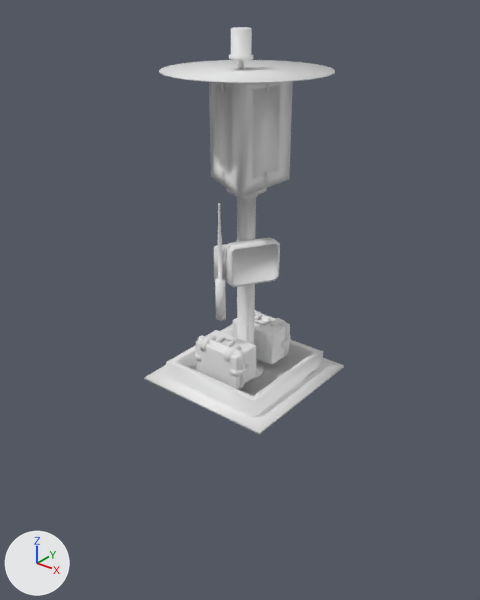
The COLLADA model robotx_gazebo/models/robotx_light_buoy/mesh/robotx_light_buoy.dae, before and after one commit.
Both versions are drawn from a camera (50 mm lens) standing at (1.88, -2.4, 1.92) and looking at (0.03, -0.09, 0.48). The axes (+X, +Y, +Z) are drawn at lower left. The lights are the same throughout.

The first picture shows 'LightTowerLowPoly'.
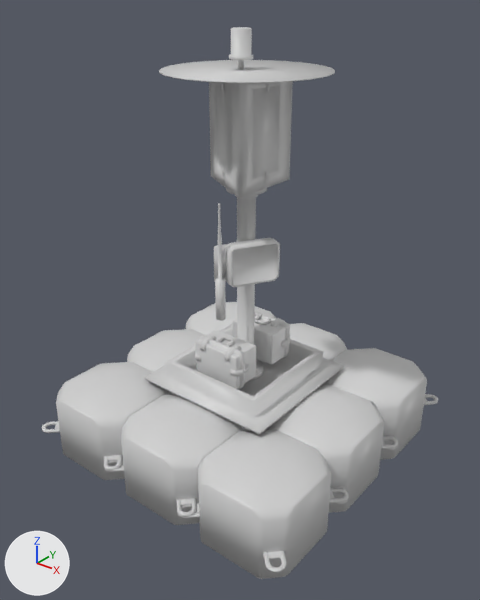
Edits to the bpy script that builds the scene:
```text
Add mat_lighttowermaterial:
    mat_lighttowermaterial = principled_material('LightTowerMaterial')
    mat_lighttowermaterial.base_color = (0.64, 0.64, 0.64)  # light grey #d1d1d1
    mat_lighttowermaterial.roughness = 0.44
Change me_cube:
    used by ob_lighttowerlowpoly; location = (0.0, 0.0, 0.0)
    remove me_cube.from_pydata(...)  # 2374 vertices, 4556 faces; spans x -0.38..0.38, y -0.38..0.38, z 0.0..1.72
    add me_cube.from_pydata(...)  # 5254 vertices, 10040 faces; spans x -0.79..0.79, y -0.79..0.79, z -0.41..1.72
    me_cube part 1: 2880 vertices added at x -0.79..0.79, y -0.79..0.79, z -0.41..0.0
    me_cube part 2: 4556 faces spanning x -0.38..0.38, y -0.38..0.38, z 0.0..1.72 switch from no material to mat_lighttowermaterial (light grey #d1d1d1)
```

Pixel boxes [x1, y1, x2, y2] of what changed, in the pictures (480 x 600 px):
'LightTowerLowPoly', reshaped (98% wider, 35% taller)
    before: [144, 27, 344, 435]
    after: [42, 27, 438, 579]
part 1 of me_cube, added
    after: [42, 302, 438, 579]
part 2 of me_cube, recoloured (white to grey)
    both: [144, 27, 344, 435]
